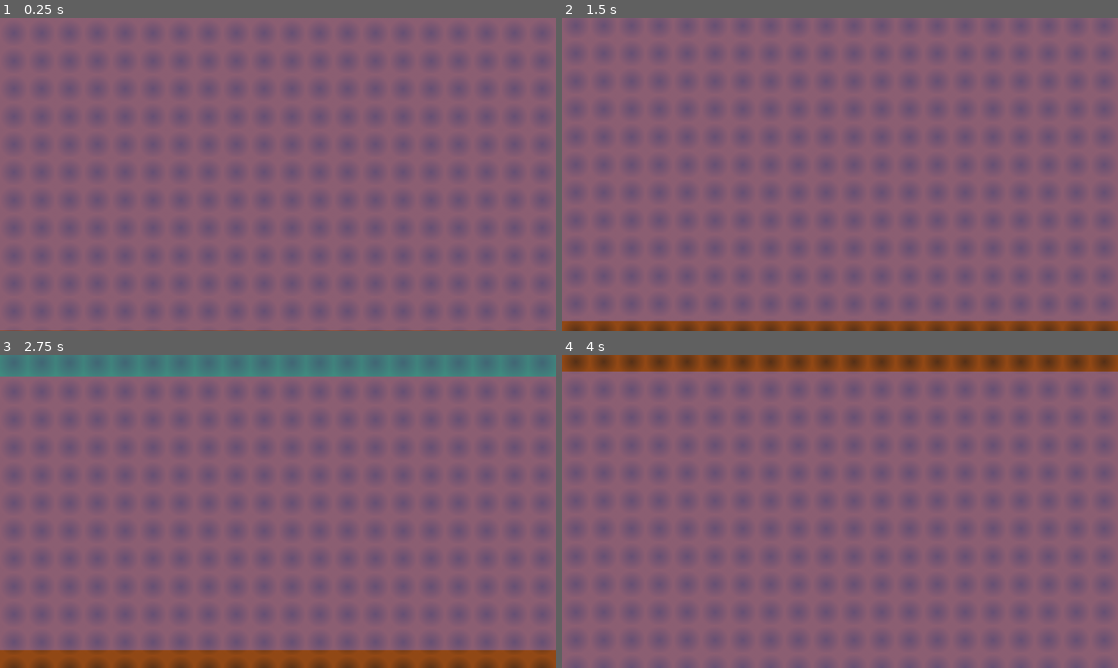
Above: before the commit, frames 1-4 (two rows, left to right).
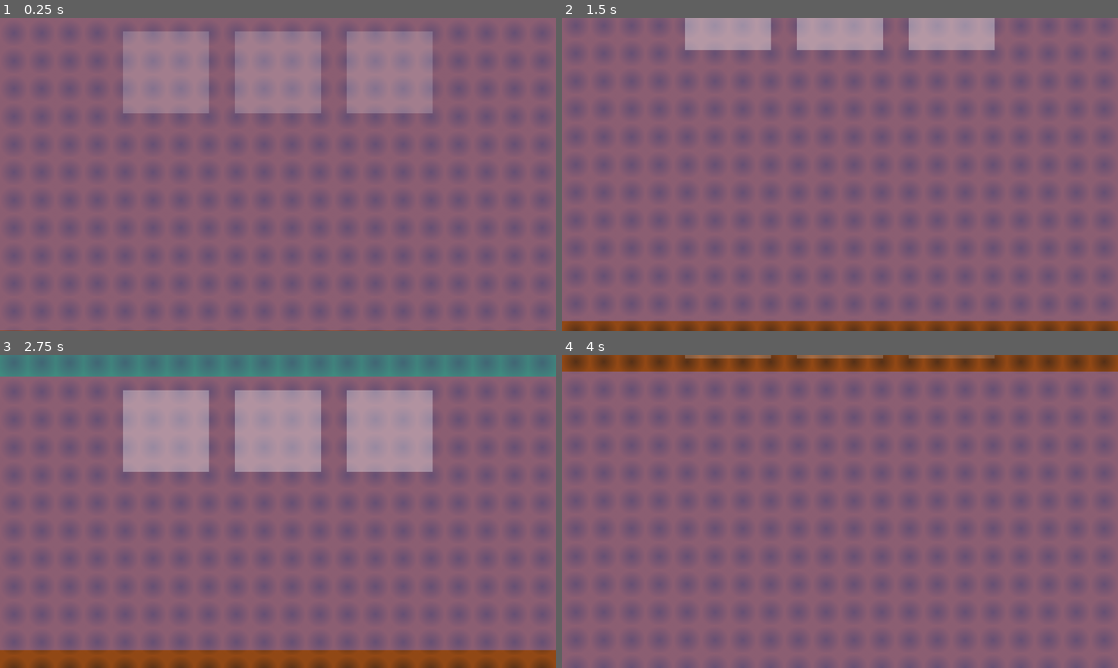
Above: after the commit, the same moments.

Repository: pauloBFalmeida/projetoProgramacaoAplicada
Game: Godot game, scene res://cenas/jogo/jogo.tscn
Same seed, same stepped clock (60 frames per second), same inputs: the game is played once before the commit and once after it. This scene is started directly instead of the project's main scene.
Inputs (mouse positions are in pixels of both pictures, inside the frame that each line leads up to):
- Up to frame 1 (0.25 s): no input
- Up to frame 2 (1.5 s): tap Enter at 0.5 s; drag from (840, 174) to (895, 105) at 0.52 s; drag from (728, 190) to (812, 237) at 1.27 s
- Up to frame 3 (2.75 s): move the mouse to (333, 442) at 2.02 s; hold Up (ui_up) from 2.03 s (still down)
- Up to frame 4 (4 s): release Up (ui_up) at 2.75 s; drag from (812, 574) to (673, 464) at 2.77 s; move the mouse to (1006, 558) at 3.52 s; hold Down (ui_down) from 3.53 s (still down)

The runs differ from the first frame. In frame 1, 12% of the frame differs, in the area x 22-78%, y 4-31%; in frame 2, 4.8%; in frame 3, 12%, in the area x 22-78%, y 11-38%; in frame 4, 0.5%.

Commit message:
feat: Add grid de comodos no jogo

Diff:
--- /dev/null
+++ b/projetoGodot/minha_toca_minha_vida/cenas/jogo/comodos/comodo_base.gd
@@ -0,0 +1,41 @@
+extends Node2D
+class_name ComodoBase
+
+@onready var sprite_borda: Sprite2D = $SpriteBorda
+@onready var sprite_comodo: Sprite2D = $SpriteComodo
+
+@onready var area_2d: Area2D = $Area2D
+
+func _ready() -> void:
+	esconder()
+
+func piscar_clicavel() -> void:
+	area_2d.monitoring = true
+	area_2d.monitorable = false
+
+	sprite_comodo.hide()
+	sprite_borda.show()
+
+	sprite_borda.modulate.a = 0.2
+	var tween := create_tween()
+	tween.set_loops()
+	tween.set_ease(Tween.EASE_IN_OUT)
+	tween.set_trans(Tween.TRANS_QUAD)
+	tween.tween_property(
+		sprite_borda, "modulate:a",
+		0.4, 2.0
+	)
+	tween.tween_property(
+		sprite_borda, "modulate:a",
+		0.2, 2.0
+	)
+
+func esconder() -> void:
+	#area_2d.monitoring = false
+	#area_2d.monitorable = false
+	sprite_comodo.hide()
+	sprite_borda.hide()
+
+func mostrar_comodo() -> void:
+	sprite_comodo.show()
+	sprite_borda.modulate.a = 1.0
--- /dev/null
+++ b/projetoGodot/minha_toca_minha_vida/cenas/jogo/comodos/comodo_base.tscn
@@ -0,0 +1,29 @@
+[gd_scene format=3 uid="uid://dvqy4auvlk8jy"]
+
+[ext_resource type="Texture2D" uid="uid://dgdmnr2vhr7hl" path="res://assets/artes/comodos/resized_comodo_alquimia.png" id="1_oon6u"]
+[ext_resource type="Script" uid="uid://pdt3mmmyjx4r" path="res://cenas/jogo/comodos/comodo_base.gd" id="1_w7gib"]
+[ext_resource type="Texture2D" uid="uid://b0w4qbk321ky2" path="res://_debug/tempo_assets/tile_branco.png" id="2_ii1wo"]
+
+[sub_resource type="RectangleShape2D" id="RectangleShape2D_smq05"]
+size = Vector2(198, 188)
+
+[node name="ComodoBase" type="Node2D" unique_id=1038744729]
+script = ExtResource("1_w7gib")
+
+[node name="SpriteBorda" type="Sprite2D" parent="." unique_id=603487697]
+self_modulate = Color(1, 1, 1, 0.9411765)
+show_behind_parent = true
+scale = Vector2(0.7734375, 0.734375)
+texture = ExtResource("2_ii1wo")
+
+[node name="SpriteComodo" type="Sprite2D" parent="." unique_id=1375274025]
+z_index = 1
+scale = Vector2(0.25, 0.25)
+texture = ExtResource("1_oon6u")
+
+[node name="Area2D" type="Area2D" parent="." unique_id=1769575865]
+
+[node name="CollisionShape2D" type="CollisionShape2D" parent="Area2D" unique_id=776907859]
+shape = SubResource("RectangleShape2D_smq05")
+
+[connection signal="input_event" from="Area2D" to="." method="_on_area_2d_input_event"]
--- /dev/null
+++ b/projetoGodot/minha_toca_minha_vida/cenas/jogo/comodos/grid_comodos.gd
@@ -0,0 +1,44 @@
+extends Node2D
+class_name GridComodos
+
+@export var pos_ini : Node2D
+@export var pos_end_x : Node2D
+@export var pos_next_y : Node2D
+
+var _pos_ini : Vector2
+var _pos_end_x : Vector2
+var _pos_next_y : Vector2
+
+const max_x : int = 5
+const max_y : int = 10
+const COMODO_BASE = preload("uid://dvqy4auvlk8jy")
+
+var grid : Dictionary[Vector2i, Node2D] = {}
+
+func _ready() -> void:
+	_pos_ini = pos_ini.global_position
+	_pos_end_x = pos_end_x.global_position
+	_pos_next_y = pos_next_y.global_position
+
+	for c in get_children(): c.queue_free()
+
+	_criar_grid()
+
+# cria a grid
+func _criar_grid() -> void:
+	var incremento_x: float = (_pos_end_x.x - _pos_ini.x) / (max_x -1)
+	var incremento_y: float = (_pos_next_y.y - _pos_ini.y)
+	for y in range(max_y):
+		for x in range(max_x):
+			# posicao na grid
+			var posicao := Node2D.new()
+			add_child(posicao)
+			posicao.position = Vector2(
+				_pos_ini.x + (x * incremento_x),
+				_pos_ini.y + (y * incremento_y),
+			)
+			grid[Vector2i(x,y)] = posicao
+			var comodo := COMODO_BASE.instantiate() as ComodoBase
+			posicao.add_child(comodo)
+			if x > 0 and x < 4 and y == 0:
+				comodo.piscar_clicavel()
--- /dev/null
+++ b/projetoGodot/minha_toca_minha_vida/cenas/jogo/comodos/grid_comodos.tscn
@@ -0,0 +1,18 @@
+[gd_scene format=3 uid="uid://bu3d75pl2esmy"]
+
+[ext_resource type="Script" uid="uid://c25cdlo0067i2" path="res://cenas/jogo/comodos/grid_comodos.gd" id="1_jbsnu"]
+
+[node name="GridComodos" type="Node2D" unique_id=1603842377 node_paths=PackedStringArray("pos_ini", "pos_end_x", "pos_next_y")]
+script = ExtResource("1_jbsnu")
+pos_ini = NodePath("PosIni")
+pos_end_x = NodePath("PosEndX")
+pos_next_y = NodePath("PosNextY")
+
+[node name="PosIni" type="Node2D" parent="." unique_id=1141383617]
+position = Vector2(125, 125)
+
+[node name="PosEndX" type="Node2D" parent="." unique_id=1798159814]
+position = Vector2(1155, 125)
+
+[node name="PosNextY" type="Node2D" parent="." unique_id=786585999]
+position = Vector2(125, 350)
--- a/projetoGodot/minha_toca_minha_vida/cenas/jogo/jogo.tscn
+++ b/projetoGodot/minha_toca_minha_vida/cenas/jogo/jogo.tscn
@@ -4,7 +4,9 @@
 [ext_resource type="Script" uid="uid://bnoekw8wktu7q" path="res://_debug/camera_2d.gd" id="1_teb2g"]
 [ext_resource type="Script" uid="uid://243tft8t5pcl" path="res://cenas/jogo/jogo.gd" id="1_tgo76"]
 [ext_resource type="Texture2D" uid="uid://b0w4qbk321ky2" path="res://_debug/tempo_assets/tile_branco.png" id="4_teb2g"]
+[ext_resource type="PackedScene" uid="uid://bu3d75pl2esmy" path="res://cenas/jogo/comodos/grid_comodos.tscn" id="5_0xxu0"]
 [ext_resource type="PackedScene" uid="uid://devghcyxloprj" path="res://cenas/jogo/UI/ui_jogo.tscn" id="6_0qu2t"]
+[ext_resource type="PackedScene" uid="uid://dvqy4auvlk8jy" path="res://cenas/jogo/comodos/comodo_base.tscn" id="6_0xxu0"]
 
 [node name="Jogo" type="Node" unique_id=1130431866]
 script = ExtResource("1_tgo76")
@@ -29,10 +31,19 @@
 texture = ExtResource("4_teb2g")
 centered = false
 
+[node name="GridComodos" parent="Mundo" unique_id=1603842377 instance=ExtResource("5_0xxu0")]
+
+[node name="ComodoQuarto" parent="Mundo/GridComodos/PosIni" parent_id_path=PackedInt32Array(1603842377, 1141383617) index="0" unique_id=1375274025 instance=ExtResource("6_0xxu0")]
+
+[node name="ComodoQuarto" parent="Mundo/GridComodos/PosEndX" parent_id_path=PackedInt32Array(1603842377, 1798159814) index="0" unique_id=327365360 instance=ExtResource("6_0xxu0")]
+
+[node name="ComodoQuarto" parent="Mundo/GridComodos/PosNextY" parent_id_path=PackedInt32Array(1603842377, 786585999) index="0" unique_id=1231261065 instance=ExtResource("6_0xxu0")]
+
 [node name="UI" parent="." unique_id=1303200733 instance=ExtResource("6_0qu2t")]
 
 [node name="MovimentoCamera" parent="UI" index="0" unique_id=642088271 node_paths=PackedStringArray("camera")]
 camera = NodePath("../../Mundo/Camera2D")
 wheel_zoom_factor = 1.05
 
+[editable path="Mundo/GridComodos"]
 [editable path="UI"]
Not shown, added: projetoGodot/minha_toca_minha_vida/cenas/jogo/comodos/comodo_base.gd.uid
Not shown, added: projetoGodot/minha_toca_minha_vida/cenas/jogo/comodos/grid_comodos.gd.uid
